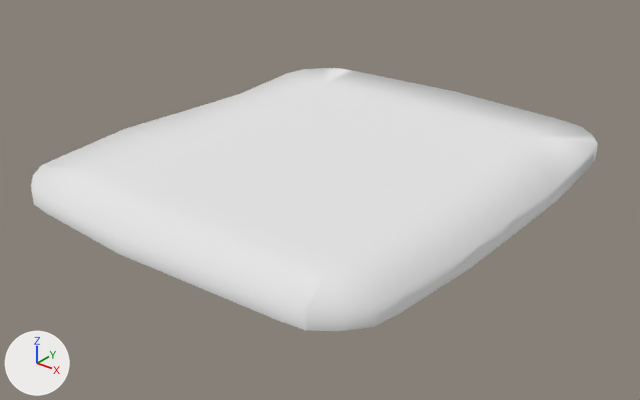
Renders of the Blender file ReturFire/assets/Models/buildings/base_peque.blend from each side of a commit.
Both versions are drawn from a 50 mm camera at (26.7, -34.1, 18.7) aimed at (-0.1, -0.6, -2.1). Lighting does not change. The marker at lower left points along +X, +Y and +Z.

Before the edit, the objects in view are built like this:
```python
me_road_asphalt_short = bpy.data.meshes.new('road_Asphalt_Short')
me_road_asphalt_short.from_pydata(...)  # 87 vertices, 67 faces; spans x -11.8..11.0, y -0.9..0.1, z -13.5..12.8
me_road_asphalt_short.polygons.foreach_set('use_smooth', [True] * 67)
me_road_asphalt_short.materials.append(mat_material)  # its picture is missing
ob_road_asphalt_short = bpy.data.objects.new('road_Asphalt_Short', me_road_asphalt_short)
ob_road_asphalt_short.location = (0.05, 0.05, 0.09)
ob_road_asphalt_short.rotation_euler = (1.571, 0.0, 0.0)  # degrees (90, 0, 0)
```
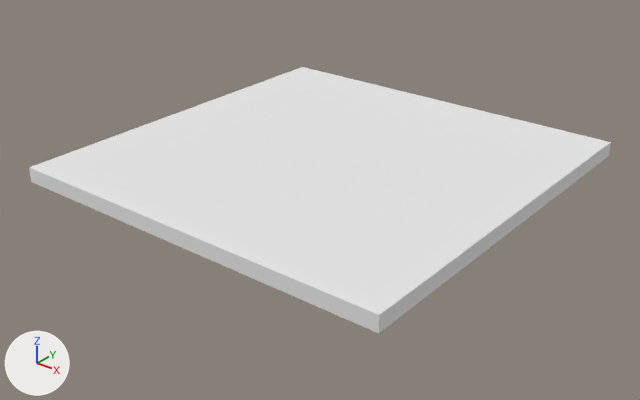
Diff of the bpy script that builds the scene:
```diff
--- a/ReturFire/assets/Models/buildings/base_peque.blend.py
+++ b/ReturFire/assets/Models/buildings/base_peque.blend.py
@@ me_road_asphalt_short @@
 # used by ob_road_asphalt_short; location = (0.05, 0.05, 0.09); rotation_euler = (1.571, 0.0, 0.0), in degrees (90, 0, 0)
-me_road_asphalt_short.from_pydata(...)  # 87 vertices, 67 faces; spans x -11.8..11.0, y -0.9..0.1, z -13.5..12.8
+me_road_asphalt_short.from_pydata(...)  # 20 vertices, 14 faces; spans x -10.9..10.9, y -10.9..10.9, z -0.4..0.4
+# me_road_asphalt_short part 1: the whole mesh is rebuilt
+# me_road_asphalt_short part 2: the surface is now shaded flat
 me_road_asphalt_short.materials.append(mat_material)
@@ ob_road_asphalt_short @@
 ob_road_asphalt_short = bpy.data.objects.new('road_Asphalt_Short', me_road_asphalt_short)
-ob_road_asphalt_short.location = (0.05, 0.05, 0.09)
-ob_road_asphalt_short.rotation_euler = (1.571, 0.0, 0.0)  # degrees (90, 0, 0)
+ob_road_asphalt_short.location = (-0.01, 0.08, -0.01)
```

Location of each change, [x1, y1, x2, y2] in pixels of the pictures (640 x 400 px):
'road_Asphalt_Short', reshaped, moved, turned
    before: [31, 68, 598, 331]
    after: [29, 67, 611, 333]
part 1 of me_road_asphalt_short, cut back
    before: [31, 68, 598, 331]
    after: [29, 67, 611, 333]
